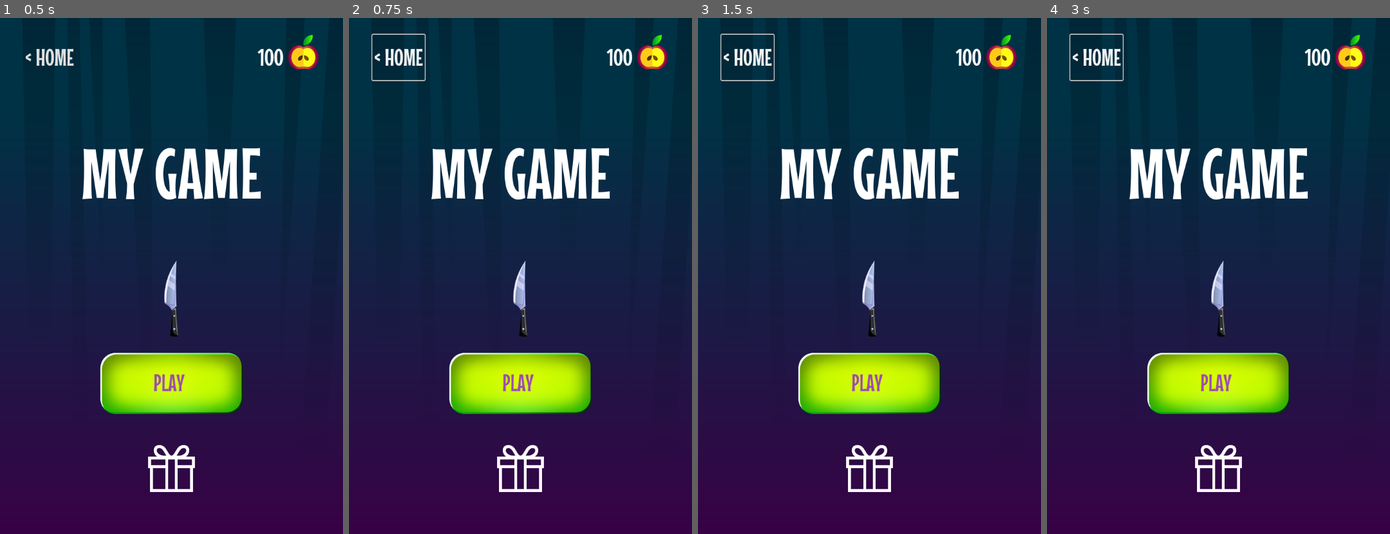
Above: before the commit, frames 1-4 (left to right).
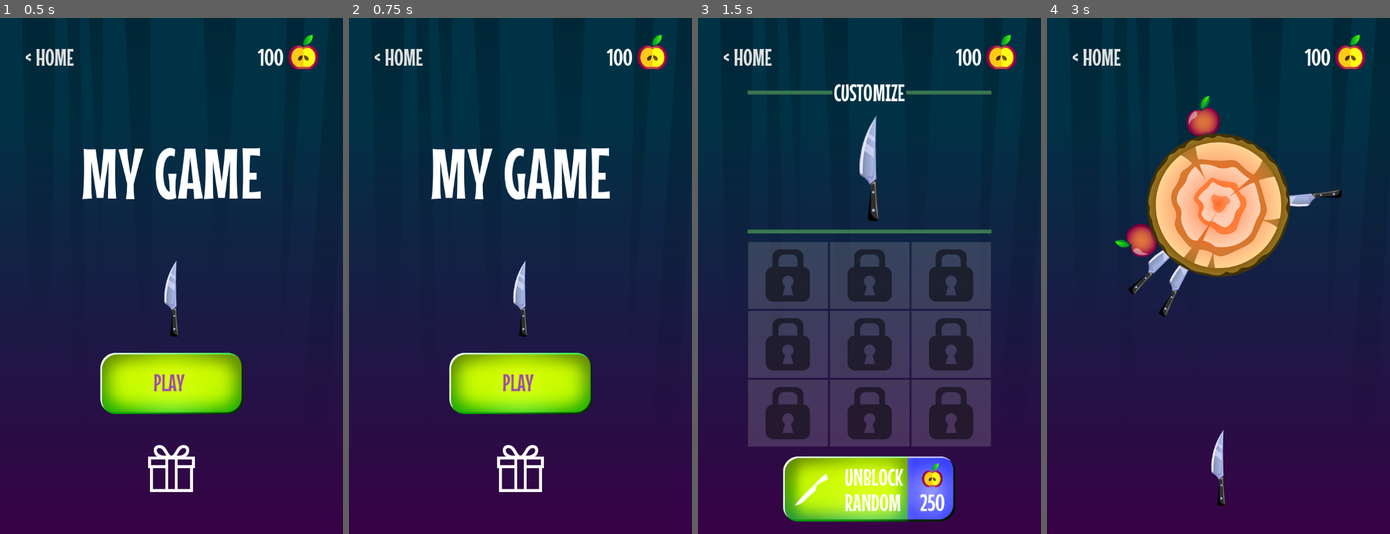
Above: after the commit, the same moments.

Repository: drxwat/godot4-mobile-game-course
Game: Godot game, scene res://scenes/start_screen/start_screen.tscn
The game is run twice, just before and just after one commit, with the same random seed, the same clock (stepped at 60 frames per second) and the same inputs. Before the commit the project has no main scene; this scene is started directly in both runs.
Inputs (mouse positions are in pixels of both pictures, inside the frame that each line leads up to):
- Up to frame 1 (0.5 s): no input
- Up to frame 2 (0.75 s): click "< HOME" at 0.5 s
- Up to frame 3 (1.5 s): click (869, 466) at 1.25 s
- Up to frame 4 (3 s): click "< HOME" at 2 s; click "PLAY" at 2.75 s

Frame 1 is identical in both runs. In frame 2, 0.1% of the frame differs, in the area x 6-23%, y 3-13%; in frame 3, 32%, in the area x 6-86%, y 3-98%; in frame 4, 18%.

Commit message:
5-1 navigation

Diff:
--- /dev/null
+++ b/core/events.gd
@@ -0,0 +1,5 @@
+extends Node
+
+enum LOCATIONS { START, GAME, SHOP }
+
+signal location_changed(location: LOCATIONS)
--- a/core/globals.gd
+++ b/core/globals.gd
@@ -1,7 +1,18 @@
 extends Node
+
+const location_to_scene = {
+	Events.LOCATIONS.GAME: preload("res://scenes/game/game.tscn"),
+	Events.LOCATIONS.START: preload("res://scenes/start_screen/start_screen.tscn"),
+	Events.LOCATIONS.SHOP: preload("res://scenes/knife_shop/knife_shop.tscn")
+}
 
 var rng := RandomNumberGenerator.new()
 
 func _ready():
 	rng.randomize()
 	print_debug(rng.seed)
+
+	Events.location_changed.connect(handle_location_change)
+
+func handle_location_change(location: Events.LOCATIONS):
+	get_tree().change_scene_to_packed(location_to_scene.get(location))
--- /dev/null
+++ b/elements/ui/hud/hud.gd
@@ -0,0 +1,5 @@
+extends CanvasLayer
+
+
+func _on_home_button_pressed():
+	Events.location_changed.emit(Events.LOCATIONS.START)
--- a/elements/ui/hud/hud.tscn
+++ b/elements/ui/hud/hud.tscn
@@ -1,6 +1,7 @@
-[gd_scene load_steps=6 format=3 uid="uid://b1dtn7e5h5bel"]
+[gd_scene load_steps=7 format=3 uid="uid://b1dtn7e5h5bel"]
 
 [ext_resource type="Texture2D" uid="uid://cxc0eg6ywmqi5" path="res://assets/background.png" id="1_j766r"]
+[ext_resource type="Script" path="res://elements/ui/hud/hud.gd" id="1_pl4up"]
 [ext_resource type="Texture2D" uid="uid://c8avdj5qs1klg" path="res://assets/circle_1.png" id="2_xf8ip"]
 [ext_resource type="Texture2D" uid="uid://fj11q3al6t66" path="res://assets/boss_ico.png" id="3_owcdr"]
 [ext_resource type="Texture2D" uid="uid://dfoxeyqgynyxa" path="res://assets/apple_ico.png" id="4_hd1ds"]
@@ -8,6 +9,7 @@
 
 [node name="HUD" type="CanvasLayer"]
 layer = 5
+script = ExtResource("1_pl4up")
 
 [node name="CanvasLayer" type="CanvasLayer" parent="."]
 layer = -5
@@ -28,6 +30,7 @@
 offset_right = -1.0
 grow_horizontal = 2
 grow_vertical = 2
+mouse_filter = 2
 theme_override_constants/margin_left = 50
 theme_override_constants/margin_top = 35
 theme_override_constants/margin_right = 50
@@ -35,11 +38,12 @@
 
 [node name="VBoxContainer" type="VBoxContainer" parent="MarginContainer"]
 layout_mode = 2
+mouse_filter = 2
 
 [node name="HBoxContainer" type="HBoxContainer" parent="MarginContainer/VBoxContainer"]
 layout_mode = 2
 
-[node name="Button" type="Button" parent="MarginContainer/VBoxContainer/HBoxContainer"]
+[node name="HomeButton" type="Button" parent="MarginContainer/VBoxContainer/HBoxContainer"]
 layout_mode = 2
 text = "< HOME"
 flat = true
@@ -106,6 +110,7 @@
 [node name="HBoxContainer2" type="HBoxContainer" parent="MarginContainer/VBoxContainer"]
 layout_mode = 2
 size_flags_vertical = 3
+mouse_filter = 2
 
 [node name="VBoxContainer" type="VBoxContainer" parent="MarginContainer/VBoxContainer/HBoxContainer2"]
 visible = false
@@ -147,3 +152,5 @@
 [node name="TextureRect9" type="TextureRect" parent="MarginContainer/VBoxContainer/HBoxContainer2/VBoxContainer"]
 layout_mode = 2
 texture = ExtResource("5_kdfru")
+
+[connection signal="pressed" from="MarginContainer/VBoxContainer/HBoxContainer/HomeButton" to="." method="_on_home_button_pressed"]
--- a/elements/ui/restart_overlay/restart_overlay.tscn
+++ b/elements/ui/restart_overlay/restart_overlay.tscn
@@ -6,6 +6,75 @@
 [sub_resource type="StyleBoxTexture" id="StyleBoxTexture_s57ap"]
 content_margin_top = 20.0
 texture = ExtResource("1_av2i3")
+
+[sub_resource type="Animation" id="Animation_imopa"]
+length = 0.001
+tracks/0/type = "bezier"
+tracks/0/imported = false
+tracks/0/enabled = true
+tracks/0/path = NodePath("MarginContainer/Control/PanelContainer:position:x")
+tracks/0/interp = 1
+tracks/0/loop_wrap = true
+tracks/0/keys = {
+"handle_modes": PackedInt32Array(0),
+"points": PackedFloat32Array(50, -0.25, 0, 0.25, 0),
+"times": PackedFloat32Array(0)
+}
+tracks/1/type = "bezier"
+tracks/1/imported = false
+tracks/1/enabled = true
+tracks/1/path = NodePath("MarginContainer/Control/PanelContainer:position:y")
+tracks/1/interp = 1
+tracks/1/loop_wrap = true
+tracks/1/keys = {
+"handle_modes": PackedInt32Array(0),
+"points": PackedFloat32Array(-550, -0.25, 0, 0.25, 0),
+"times": PackedFloat32Array(0)
+}
+tracks/2/type = "bezier"
+tracks/2/imported = false
+tracks/2/enabled = true
+tracks/2/path = NodePath("TextureRect:modulate:r")
+tracks/2/interp = 1
+tracks/2/loop_wrap = true
+tracks/2/keys = {
+"handle_modes": PackedInt32Array(0),
+"points": PackedFloat32Array(1, -0.25, 0, 0.25, 0),
+"times": PackedFloat32Array(0)
+}
+tracks/3/type = "bezier"
+tracks/3/imported = false
+tracks/3/enabled = true
+tracks/3/path = NodePath("TextureRect:modulate:g")
+tracks/3/interp = 1
+tracks/3/loop_wrap = true
+tracks/3/keys = {
+"handle_modes": PackedInt32Array(0),
+"points": PackedFloat32Array(1, -0.25, 0, 0.25, 0),
+"times": PackedFloat32Array(0)
+}
+tracks/4/type = "bezier"
+tracks/4/imported = false
+tracks/4/enabled = true
+tracks/4/path = NodePath("TextureRect:modulate:b")
+tracks/4/interp = 1
+tracks/4/loop_wrap = true
+tracks/4/keys = {
+"handle_modes": PackedInt32Array(0),
+"points": PackedFloat32Array(1, -0.25, 0, 0.25, 0),
+"times": PackedFloat32Array(0)
+}
+tracks/5/type = "bezier"
+tracks/5/imported = false
+tracks/5/enabled = true
+tracks/5/path = NodePath("TextureRect:modulate:a")
+tracks/5/interp = 1
+tracks/5/loop_wrap = true
+tracks/5/keys = {
+"handle_modes": PackedInt32Array(0),
+"points": PackedFloat32Array(1, -0.25, 0, 0.25, 0),
+"times": PackedFloat32Array(0)
+}
 
 [sub_resource type="Animation" id="Animation_uedrq"]
 resource_name = "show_overlay"
@@ -77,75 +146,6 @@
 "times": PackedFloat32Array(0, 0.3)
 }
 
-[sub_resource type="Animation" id="Animation_imopa"]
-length = 0.001
-tracks/0/type = "bezier"
-tracks/0/imported = false
-tracks/0/enabled = true
-tracks/0/path = NodePath("MarginContainer/Control/PanelContainer:position:x")
-tracks/0/interp = 1
-tracks/0/loop_wrap = true
-tracks/0/keys = {
-"handle_modes": PackedInt32Array(0),
-"points": PackedFloat32Array(50, -0.25, 0, 0.25, 0),
-"times": PackedFloat32Array(0)
-}
-tracks/1/type = "bezier"
-tracks/1/imported = false
-tracks/1/enabled = true
-tracks/1/path = NodePath("MarginContainer/Control/PanelContainer:position:y")
-tracks/1/interp = 1
-tracks/1/loop_wrap = true
-tracks/1/keys = {
-"handle_modes": PackedInt32Array(0),
-"points": PackedFloat32Array(-550, -0.25, 0, 0.25, 0),
-"times": PackedFloat32Array(0)
-}
-tracks/2/type = "bezier"
-tracks/2/imported = false
-tracks/2/enabled = true
-tracks/2/path = NodePath("TextureRect:modulate:r")
-tracks/2/interp = 1
-tracks/2/loop_wrap = true
-tracks/2/keys = {
-"handle_modes": PackedInt32Array(0),
-"points": PackedFloat32Array(1, -0.25, 0, 0.25, 0),
-"times": PackedFloat32Array(0)
-}
-tracks/3/type = "bezier"
-tracks/3/imported = false
-tracks/3/enabled = true
-tracks/3/path = NodePath("TextureRect:modulate:g")
-tracks/3/interp = 1
-tracks/3/loop_wrap = true
-tracks/3/keys = {
-"handle_modes": PackedInt32Array(0),
-"points": PackedFloat32Array(1, -0.25, 0, 0.25, 0),
-"times": PackedFloat32Array(0)
-}
-tracks/4/type = "bezier"
-tracks/4/imported = false
-tracks/4/enabled = true
-tracks/4/path = NodePath("TextureRect:modulate:b")
-tracks/4/interp = 1
-tracks/4/loop_wrap = true
-tracks/4/keys = {
-"handle_modes": PackedInt32Array(0),
-"points": PackedFloat32Array(1, -0.25, 0, 0.25, 0),
-"times": PackedFloat32Array(0)
-}
-tracks/5/type = "bezier"
-tracks/5/imported = false
-tracks/5/enabled = true
-tracks/5/path = NodePath("TextureRect:modulate:a")
-tracks/5/interp = 1
-tracks/5/loop_wrap = true
-tracks/5/keys = {
-"handle_modes": PackedInt32Array(0),
-"points": PackedFloat32Array(1, -0.25, 0, 0.25, 0),
-"times": PackedFloat32Array(0)
-}
-
 [sub_resource type="AnimationLibrary" id="AnimationLibrary_sg561"]
 _data = {
 "RESET": SubResource("Animation_imopa"),
--- a/project.godot
+++ b/project.godot
@@ -11,11 +11,13 @@
 [application]
 
 config/name="godot4-mobile-game-course"
+run/main_scene="res://scenes/start_screen/start_screen.tscn"
 config/features=PackedStringArray("4.0", "Mobile")
 config/icon="res://assets/target5.png"
 
 [autoload]
 
+Events="*res://core/events.gd"
 Globals="*res://core/globals.gd"
 
 [display]
--- a/scenes/game/game.tscn
+++ b/scenes/game/game.tscn
@@ -19,3 +19,4 @@
 position = Vector2(360, 540)
 
 [node name="RestartOverlay" parent="." instance=ExtResource("4_j8h56")]
+visible = false
--- /dev/null
+++ b/scenes/start_screen/start_screen.gd
@@ -0,0 +1,9 @@
+extends Control
+
+
+func _on_button_pressed():
+	Events.location_changed.emit(Events.LOCATIONS.GAME)
+
+
+func _on_texture_button_pressed():
+	Events.location_changed.emit(Events.LOCATIONS.SHOP)
--- a/scenes/start_screen/start_screen.tscn
+++ b/scenes/start_screen/start_screen.tscn
@@ -1,16 +1,10 @@
 [gd_scene load_steps=6 format=3 uid="uid://ba2mrqnnbtow7"]
 
+[ext_resource type="Script" path="res://scenes/start_screen/start_screen.gd" id="1_njy24"]
 [ext_resource type="PackedScene" uid="uid://b1dtn7e5h5bel" path="res://elements/ui/hud/hud.tscn" id="1_ykucm"]
 [ext_resource type="Texture2D" uid="uid://cso6wdxm7tlg8" path="res://assets/knife1.png" id="2_4kw5p"]
-[ext_resource type="Texture2D" uid="uid://bgprykrgnb87w" path="res://assets/button1.png" id="3_5ympu"]
+[ext_resource type="StyleBox" uid="uid://o2hqrr8inaje" path="res://styles/button.stylebox" id="3_fuh1x"]
 [ext_resource type="Texture2D" uid="uid://dl8yjyw3eu6tm" path="res://assets/gift-ico.png" id="4_nmny4"]
-
-[sub_resource type="StyleBoxTexture" id="StyleBoxTexture_2c541"]
-texture = ExtResource("3_5ympu")
-texture_margin_left = 45.7756
-texture_margin_top = 33.1225
-texture_margin_right = 54.7144
-texture_margin_bottom = 36.6123
 
 [node name="StartScreen" type="Control"]
 layout_mode = 3
@@ -19,6 +13,7 @@
 anchor_bottom = 1.0
 grow_horizontal = 2
 grow_vertical = 2
+script = ExtResource("1_njy24")
 
 [node name="HUD" parent="." instance=ExtResource("1_ykucm")]
 
@@ -67,7 +62,10 @@
 theme_override_colors/font_pressed_color = Color(0.615686, 0.301961, 0.682353, 1)
 theme_override_colors/font_hover_color = Color(0.615686, 0.301961, 0.682353, 1)
 theme_override_colors/font_focus_color = Color(0.615686, 0.301961, 0.682353, 1)
-theme_override_styles/normal = SubResource("StyleBoxTexture_2c541")
+theme_override_styles/normal = ExtResource("3_fuh1x")
+theme_override_styles/hover = ExtResource("3_fuh1x")
+theme_override_styles/pressed = ExtResource("3_fuh1x")
+theme_override_styles/focus = ExtResource("3_fuh1x")
 text = "PLAY"
 
 [node name="CenterContainer3" type="CenterContainer" parent="MarginContainer/VBoxContainer"]
@@ -78,3 +76,6 @@
 layout_mode = 2
 texture_normal = ExtResource("4_nmny4")
 stretch_mode = 5
+
+[connection signal="pressed" from="MarginContainer/VBoxContainer/CenterContainer2/Button" to="." method="_on_button_pressed"]
+[connection signal="pressed" from="MarginContainer/VBoxContainer/CenterContainer3/TextureButton" to="." method="_on_texture_button_pressed"]
Binary file added: styles/button.stylebox
